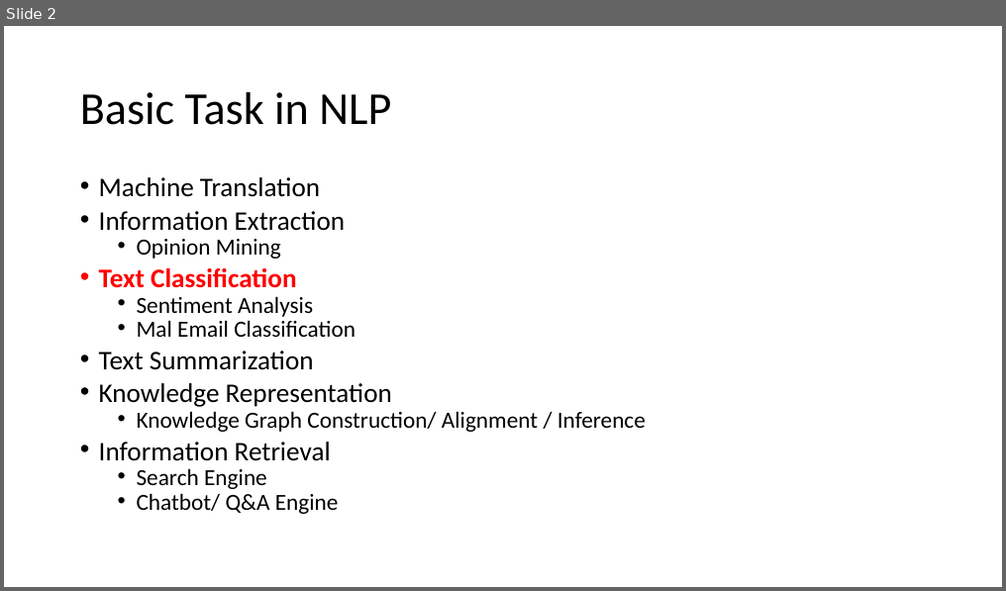
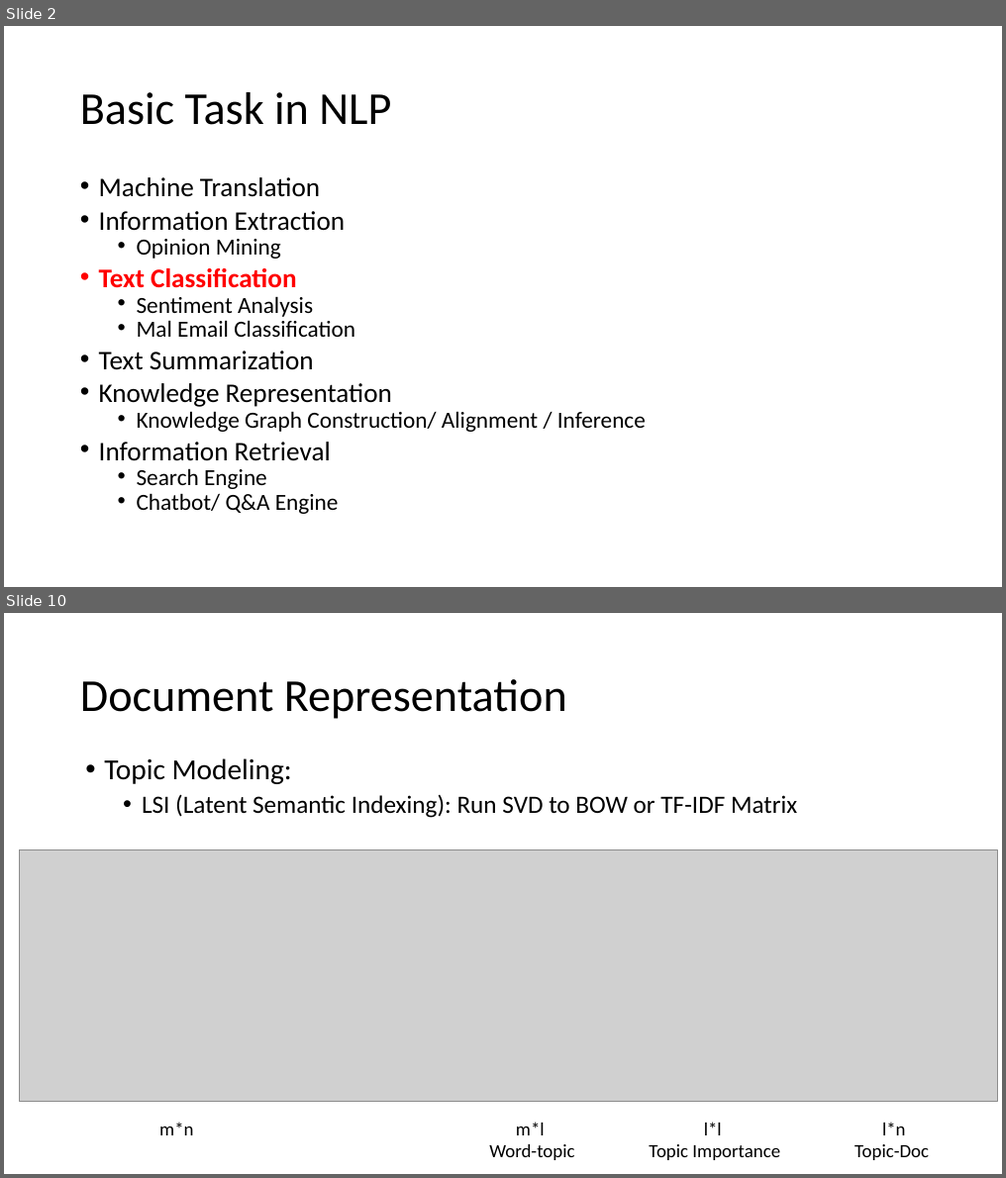
Before and after one commit to jirachikai/nlp-tutorial, a slide deck: slides.pptx. Shown one above the other, each under a label of ours: slide 2 before the commit, slides 2 and 10 after it; the slides between them are not shown. The pictures are 1006x591 and 1006x1178 pixels, drawn with LibreOffice and Linux fonts; fonts in the diff are those of the drawing; grey boxes stand for pictures. Boxes give left, top, right and bottom in pixels: in the first picture for what was removed or moved away, otherwise in the second. Text is boxed around its words. In the diff, an @@ line names an element or a change of style, - is before the commit and + after.

```diff
--- a/slides.pptx
+++ b/slides.pptx
@@ slide 10 added at bbox=[4, 613, 1002, 1174], background #FFFFFF @@
@@ title added at bbox=[80, 679, 567, 719], 44 pt, text #000000 @@
+Document Representation
@@ text added at bbox=[104, 759, 797, 818], 24 pt, text #000000 @@
+• Topic Modeling:
+  • LSI (Latent Semantic Indexing): Run SVD to BOW or TF-IDF Matrix
@@ picture added at bbox=[20, 851, 997, 1102] @@
@@ text added at bbox=[159, 1122, 193, 1136], 18 pt, text #000000 @@
+m*n
@@ text added at bbox=[489, 1122, 574, 1160], 18 pt, text #000000 @@
+m*l
+Word-topic
@@ text added at bbox=[648, 1122, 780, 1160], 18 pt, text #000000 @@
+l*l
+Topic Importance
@@ text added at bbox=[854, 1122, 929, 1160], 18 pt, text #000000 @@
+l*n
+Topic-Doc
```
Also in this commit, not shown: 4 slides changed, 8 other slides added, 1 slide removed, 3 other files.
